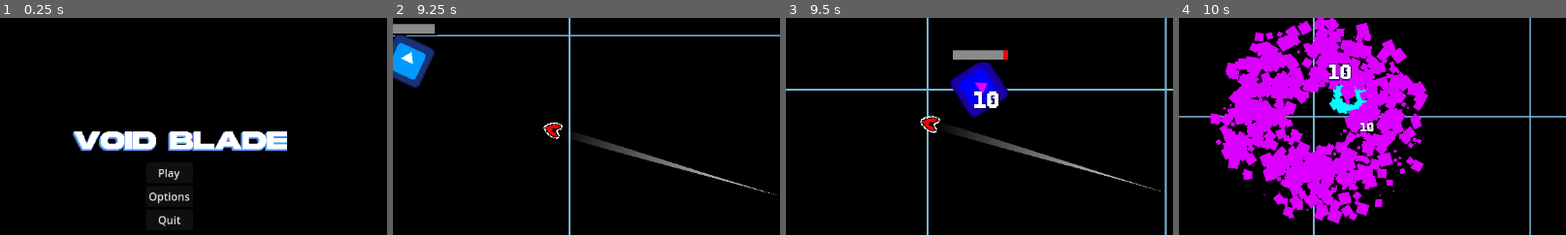
Above: before the commit, frames 1-4 (left to right).
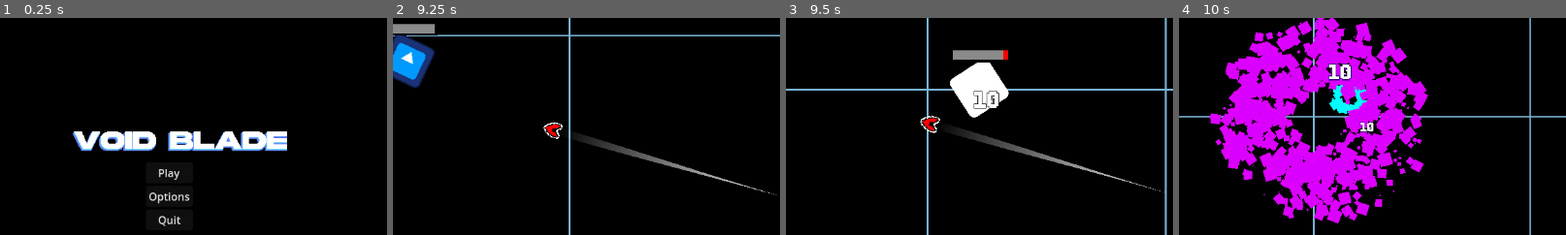
Above: after the commit, the same moments.

Repository: HazarBakir/void_blade
Game: Godot game, scene res://Scenes/main_menu.tscn
The game is run twice, just before and just after one commit, with the same random seed, the same clock (stepped at 60 frames per second) and the same inputs. The engine's default icon, where the game draws it, is replaced by a stand-in: a white triangle on a blue panel in a dark square.
Inputs (mouse positions are % of the whole screen's width and height, from its top left):
- Up to frame 1 (0.25 s): no input
- Up to frame 2 (9.25 s): click "Play" at 0.5 s; move the mouse to (45, 70) at 1.27 s; press the mouse at (45, 70) at 1.28 s; move the mouse to (80, 65) at 2.02 s; release the mouse at (80, 65) at 2.03 s; click (80, 65) at 2.1 s; move the mouse to (20, 35) at 2.77 s; press the mouse at (20, 35) at 2.78 s; move the mouse to (55, 50) at 3.52 s; release the mouse at (55, 50) at 3.53 s; click (55, 50) at 3.6 s; move the mouse to (35, 25) at 4.27 s; press the mouse at (35, 25) at 4.28 s; move the mouse to (72, 45) at 5.02 s; release the mouse at (72, 45) at 5.03 s; click (72, 45) at 5.1 s; move the mouse to (30, 55) at 5.77 s; press the mouse at (30, 55) at 5.78 s; move the mouse to (60, 28) at 6.52 s; release the mouse at (60, 28) at 6.53 s; click (60, 28) at 6.6 s; move the mouse to (45, 70) at 7.27 s; press the mouse at (45, 70) at 7.28 s; move the mouse to (80, 65) at 8.02 s; release the mouse at (80, 65) at 8.03 s; click (80, 65) at 8.1 s; move the mouse to (20, 35) at 8.77 s; press the mouse at (20, 35) at 8.78 s
- Up to frame 3 (9.5 s): no input
- Up to frame 4 (10 s): move the mouse to (55, 50) at 9.52 s; release the mouse at (55, 50) at 9.53 s; click (55, 50) at 9.6 s
The pictures show only the part of the screen within x 31-81%, y 26-76%; the shares and areas given below are measured in that part.

Frames 1-2 are identical in both runs. In frame 3, 2.2% of the frame differs, in the area x 42-58%, y 20-46%; in frame 4, nothing differs.

Commit message:
feat: add hit animation for Enemy

Diff:
--- /dev/null
+++ b/Scenes/enemy_lvl_1_ranger.tres
@@ -0,0 +1,75 @@
+[gd_resource type="VisualShader" load_steps=5 format=3 uid="uid://bh1f1ydked00t"]
+
+[sub_resource type="VisualShaderNodeColorParameter" id="VisualShaderNodeColorParameter_8pl3q"]
+parameter_name = "tint"
+default_value_enabled = true
+
+[sub_resource type="VisualShaderNodeBooleanParameter" id="VisualShaderNodeBooleanParameter_0gob2"]
+parameter_name = "enabled"
+default_value_enabled = true
+
+[sub_resource type="VisualShaderNodeIf" id="VisualShaderNodeIf_wojkm"]
+default_input_values = [0, 0.0, 1, 1.0, 2, 1e-05, 3, Vector3(0, 0, 0), 4, Vector3(0, 0, 0), 5, Vector3(0, 0, 0)]
+
+[sub_resource type="VisualShaderNodeInput" id="VisualShaderNodeInput_felm7"]
+input_name = "color"
+
+[resource]
+code = "shader_type canvas_item;
+render_mode blend_mix;
+
+uniform bool enabled = false;
+uniform vec4 tint : source_color = vec4(1.000000, 1.000000, 1.000000, 1.000000);
+
+
+
+void fragment() {
+// BooleanParameter:3
+	bool n_out3p0 = enabled;
+
+
+// ColorParameter:2
+	vec4 n_out2p0 = tint;
+
+
+// Input:5
+	vec4 n_out5p0 = COLOR;
+
+
+	vec3 n_out4p0;
+// If:4
+	float n_in4p1 = 1.00000;
+	float n_in4p2 = 0.00001;
+	if(abs((n_out3p0 ? 1.0 : 0.0) - n_in4p1) < n_in4p2)
+	{
+		n_out4p0 = vec3(n_out2p0.xyz);
+	}
+	else if((n_out3p0 ? 1.0 : 0.0) < n_in4p1)
+	{
+		n_out4p0 = vec3(n_out5p0.xyz);
+	}
+	else
+	{
+		n_out4p0 = vec3(n_out5p0.xyz);
+	}
+
+
+// Output:0
+	COLOR.rgb = n_out4p0;
+
+
+}
+"
+graph_offset = Vector2(-184.962, -11.0512)
+mode = 1
+flags/light_only = false
+nodes/fragment/0/position = Vector2(680, 300)
+nodes/fragment/2/node = SubResource("VisualShaderNodeColorParameter_8pl3q")
+nodes/fragment/2/position = Vector2(-100, 380)
+nodes/fragment/3/node = SubResource("VisualShaderNodeBooleanParameter_0gob2")
+nodes/fragment/3/position = Vector2(-100, 140)
+nodes/fragment/4/node = SubResource("VisualShaderNodeIf_wojkm")
+nodes/fragment/4/position = Vector2(280, 140)
+nodes/fragment/5/node = SubResource("VisualShaderNodeInput_felm7")
+nodes/fragment/5/position = Vector2(262.575, 486.292)
+nodes/fragment/connections = PackedInt32Array(3, 0, 4, 0, 2, 0, 4, 3, 4, 0, 0, 0, 5, 0, 4, 4, 5, 0, 4, 5)
--- a/Scenes/enemy_lvl_1_ranger.tscn
+++ b/Scenes/enemy_lvl_1_ranger.tscn
@@ -1,33 +1,52 @@
-[gd_scene load_steps=12 format=3 uid="uid://wer3pvkapch2"]
+[gd_scene load_steps=14 format=3 uid="uid://wer3pvkapch2"]
 
 [ext_resource type="Script" uid="uid://cxtqkpmof6s2u" path="res://Scripts/Enemy/enemy_ranger_1.gd" id="1_rrurh"]
 [ext_resource type="PackedScene" uid="uid://bk26mij5r3bbl" path="res://Scenes/Components/HealthComponent.tscn" id="2_cipht"]
 [ext_resource type="Texture2D" uid="uid://cbvrpblaxd16w" path="res://icon.svg" id="2_cvvx1"]
 [ext_resource type="PackedScene" uid="uid://c0gq8trldftv0" path="res://Scenes/Components/HitboxComponent.tscn" id="3_p86u8"]
+[ext_resource type="Shader" uid="uid://bh1f1ydked00t" path="res://Scenes/enemy_lvl_1_ranger.tres" id="4_p86u8"]
 [ext_resource type="PackedScene" uid="uid://44magkyc6d5o" path="res://Scenes/healthbar.tscn" id="5_cipht"]
 
 [sub_resource type="RectangleShape2D" id="RectangleShape2D_xaxbr"]
 
 [sub_resource type="RectangleShape2D" id="RectangleShape2D_huous"]
 
+[sub_resource type="ShaderMaterial" id="ShaderMaterial_8jkys"]
+resource_local_to_scene = true
+shader = ExtResource("4_p86u8")
+shader_parameter/enabled = false
+shader_parameter/tint = Color(1, 1, 1, 1)
+
 [sub_resource type="Animation" id="Animation_cipht"]
 resource_name = "Hit"
-length = 0.2
+length = 0.13
 tracks/0/type = "value"
 tracks/0/imported = false
 tracks/0/enabled = true
-tracks/0/path = NodePath("Sprite2D:modulate")
-tracks/0/interp = 1
+tracks/0/path = NodePath("Sprite2D:material:shader_parameter/enabled")
+tracks/0/interp = 0
 tracks/0/loop_wrap = true
 tracks/0/keys = {
-"times": PackedFloat32Array(0, 0.1, 0.2),
-"transitions": PackedFloat32Array(1, 1, 1),
+"times": PackedFloat32Array(0, 0.12),
+"transitions": PackedFloat32Array(1, 1),
 "update": 0,
-"values": [Color(1, 1, 1, 1), Color(0.686275, 0.141176, 1, 1), Color(1, 1, 1, 1)]
+"values": [true, false]
 }
 
 [sub_resource type="Animation" id="Animation_p86u8"]
 length = 0.001
+tracks/0/type = "value"
+tracks/0/imported = false
+tracks/0/enabled = true
+tracks/0/path = NodePath("Sprite2D:material:shader_parameter/enabled")
+tracks/0/interp = 1
+tracks/0/loop_wrap = true
+tracks/0/keys = {
+"times": PackedFloat32Array(0),
+"transitions": PackedFloat32Array(1),
+"update": 1,
+"values": [false]
+}
 
 [sub_resource type="AnimationLibrary" id="AnimationLibrary_8jkys"]
 _data = {
@@ -59,6 +78,7 @@
 disabled = true
 
 [node name="Sprite2D" type="Sprite2D" parent="."]
+material = SubResource("ShaderMaterial_8jkys")
 scale = Vector2(0.15, 0.15)
 texture = ExtResource("2_cvvx1")
 
